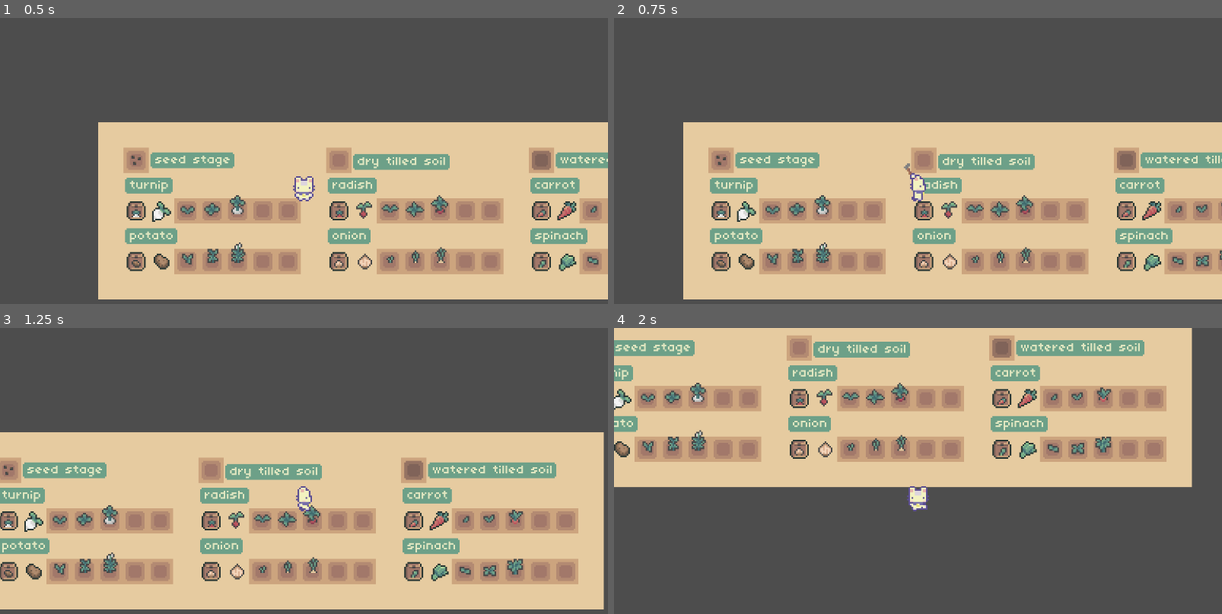
Above: before the commit, frames 1-4 (two rows, left to right).
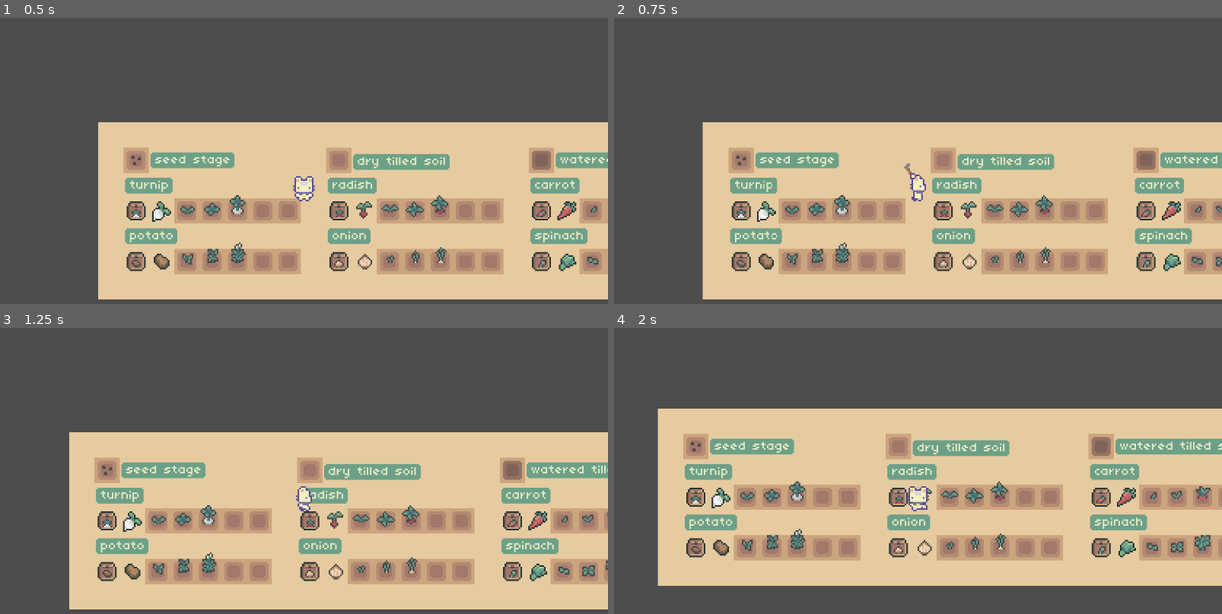
Above: after the commit, the same moments.

Repository: gounist/Farming_game
Game: Godot game, scene res://scene/Main.tscn
Two runs of this game, one before a commit and one after it. Both use one fixed random seed, a clock stepped at 60 frames per second and the inputs below.
Inputs (mouse positions are in pixels of both pictures, inside the frame that each line leads up to):
- Up to frame 1 (0.5 s): no input
- Up to frame 2 (0.75 s): tap Enter at 0.5 s; move the mouse to (1051, 172) at 0.52 s; hold D (right) from 0.53 s (still down); click (1051, 172) at 0.6 s
- Up to frame 3 (1.25 s): keep holding D (right)
- Up to frame 4 (2 s): move the mouse to (796, 516) at 1.27 s; release D (right) at 1.28 s; hold S (down) from 1.28 s (still down); click (796, 516) at 1.35 s

Frame 1 is identical in both runs. In frame 2, 16% of the frame differs, in the area x 11-100%, y 36-99%; in frame 3, 29%; in frame 4, 70%, in the area x 0-100%, y 0-91%.

Commit message:
hoe action finish

Diff:
--- a/code/Player.gd
+++ b/code/Player.gd
@@ -6,9 +6,10 @@
 const Max_speed = 125
 const Friction = 800
 
-enum {moving, idle, hoe}
+enum {moving, hoe}
 var input_vector = Vector2.ZERO
 var state : int
+var using_hoe : bool = false
 
 func _ready():
 	animation_player.active = true
@@ -19,23 +20,28 @@
 func _physics_process(delta):
 	match state:
 		moving:
-			print(0)
-		idle:
-			print(1)
+			player_movement(delta)
+
 		hoe:
-			print(2)
+			pass
 
-	input_vector = Vector2.ZERO
-	input_vector.x = Input.get_action_strength("right") - Input.get_action_strength("left")
-	input_vector.y = Input.get_action_strength("down") - Input.get_action_strength("up")
+
+
+func player_movement(delta):
+	input_vector = get_input()
 
 	if input_vector:
 		velocity = velocity.move_toward(input_vector * Max_speed, Acceleration * delta)
 	else:
 		velocity = velocity.move_toward(Vector2.ZERO,Friction * delta)
 
+	move_and_slide()
 
-	move_and_slide()
+#getting player input
+func get_input():
+	input_vector.x = Input.get_action_strength("right") - Input.get_action_strength("left")
+	input_vector.y = Input.get_action_strength("down") - Input.get_action_strength("up")
+	return input_vector.normalized()
 
 #handle the animation of the player
 func update_animation():
@@ -45,7 +51,8 @@
 	else:
 		animation_player["parameters/conditions/Idle"] = false
 		animation_player["parameters/conditions/Run"] = true
-	if Input.is_action_just_pressed("Hoe"):
+	if Input.is_action_just_pressed("Hoe") and state == moving:
+		using_hoe = true
 		animation_player["parameters/conditions/Hoe"] = true
 	else:
 		animation_player["parameters/conditions/Hoe"] = false
@@ -54,3 +61,11 @@
 		animation_player["parameters/Idle/blend_position"] = input_vector
 		animation_player["parameters/run/blend_position"] = input_vector
 		animation_player["parameters/Hoe/blend_position"] = input_vector
+
+func check_hoe():
+	if using_hoe:
+		state = hoe
+		using_hoe = false
+		return
+	state = moving
+	return
--- a/scene/Player.tscn
+++ b/scene/Player.tscn
@@ -7,46 +7,6 @@
 [sub_resource type="RectangleShape2D" id="RectangleShape2D_yt3rc"]
 size = Vector2(14, 16)
 
-[sub_resource type="Animation" id="Animation_ijebv"]
-resource_name = "Up"
-loop_mode = 1
-tracks/0/type = "value"
-tracks/0/imported = false
-tracks/0/enabled = true
-tracks/0/path = NodePath("Player_movement:visible")
-tracks/0/interp = 1
-tracks/0/loop_wrap = true
-tracks/0/keys = {
-"times": PackedFloat32Array(0),
-"transitions": PackedFloat32Array(1),
-"update": 1,
-"values": [true]
-}
-tracks/1/type = "value"
-tracks/1/imported = false
-tracks/1/enabled = true
-tracks/1/path = NodePath("Player_action:visible")
-tracks/1/interp = 1
-tracks/1/loop_wrap = true
-tracks/1/keys = {
-"times": PackedFloat32Array(0),
-"transitions": PackedFloat32Array(1),
-"update": 1,
-"values": [false]
-}
-tracks/2/type = "value"
-tracks/2/imported = false
-tracks/2/enabled = true
-tracks/2/path = NodePath("Player_movement:frame")
-tracks/2/interp = 1
-tracks/2/loop_wrap = true
-tracks/2/keys = {
-"times": PackedFloat32Array(0, 0.5),
-"transitions": PackedFloat32Array(1, 1),
-"update": 1,
-"values": [6, 7]
-}
-
 [sub_resource type="Animation" id="Animation_ccfiv"]
 resource_name = "Down"
 loop_mode = 1
@@ -85,6 +45,316 @@
 "transitions": PackedFloat32Array(1, 1),
 "update": 1,
 "values": [2, 3]
+}
+
+[sub_resource type="Animation" id="Animation_lfocw"]
+resource_name = "Hoe_down"
+length = 0.5
+tracks/0/type = "value"
+tracks/0/imported = false
+tracks/0/enabled = true
+tracks/0/path = NodePath("Player_movement:visible")
+tracks/0/interp = 1
+tracks/0/loop_wrap = true
+tracks/0/keys = {
+"times": PackedFloat32Array(0),
+"transitions": PackedFloat32Array(1),
+"update": 1,
+"values": [false]
+}
+tracks/1/type = "value"
+tracks/1/imported = false
+tracks/1/enabled = true
+tracks/1/path = NodePath("Player_action:visible")
+tracks/1/interp = 1
+tracks/1/loop_wrap = true
+tracks/1/keys = {
+"times": PackedFloat32Array(0),
+"transitions": PackedFloat32Array(1),
+"update": 1,
+"values": [true]
+}
+tracks/2/type = "value"
+tracks/2/imported = false
+tracks/2/enabled = true
+tracks/2/path = NodePath("Player_action:frame")
+tracks/2/interp = 1
+tracks/2/loop_wrap = true
+tracks/2/keys = {
+"times": PackedFloat32Array(0, 0.3),
+"transitions": PackedFloat32Array(1, 1),
+"update": 1,
+"values": [0, 1]
+}
+tracks/3/type = "method"
+tracks/3/imported = false
+tracks/3/enabled = true
+tracks/3/path = NodePath(".")
+tracks/3/interp = 1
+tracks/3/loop_wrap = true
+tracks/3/keys = {
+"times": PackedFloat32Array(0, 0.5),
+"transitions": PackedFloat32Array(1, 1),
+"values": [{
+"args": [],
+"method": &"check_hoe"
+}, {
+"args": [],
+"method": &"check_hoe"
+}]
+}
+
+[sub_resource type="Animation" id="Animation_aevdu"]
+resource_name = "Hoe_left"
+length = 0.5
+tracks/0/type = "value"
+tracks/0/imported = false
+tracks/0/enabled = true
+tracks/0/path = NodePath("Player_movement:visible")
+tracks/0/interp = 1
+tracks/0/loop_wrap = true
+tracks/0/keys = {
+"times": PackedFloat32Array(0),
+"transitions": PackedFloat32Array(1),
+"update": 1,
+"values": [false]
+}
+tracks/1/type = "value"
+tracks/1/imported = false
+tracks/1/enabled = true
+tracks/1/path = NodePath("Player_action:visible")
+tracks/1/interp = 1
+tracks/1/loop_wrap = true
+tracks/1/keys = {
+"times": PackedFloat32Array(0),
+"transitions": PackedFloat32Array(1),
+"update": 1,
+"values": [true]
+}
+tracks/2/type = "value"
+tracks/2/imported = false
+tracks/2/enabled = true
+tracks/2/path = NodePath("Player_action:frame")
+tracks/2/interp = 1
+tracks/2/loop_wrap = true
+tracks/2/keys = {
+"times": PackedFloat32Array(0, 0.3),
+"transitions": PackedFloat32Array(1, 1),
+"update": 1,
+"values": [4, 5]
+}
+tracks/3/type = "method"
+tracks/3/imported = false
+tracks/3/enabled = true
+tracks/3/path = NodePath(".")
+tracks/3/interp = 1
+tracks/3/loop_wrap = true
+tracks/3/keys = {
+"times": PackedFloat32Array(0, 0.5),
+"transitions": PackedFloat32Array(1, 1),
+"values": [{
+"args": [],
+"method": &"check_hoe"
+}, {
+"args": [],
+"method": &"check_hoe"
+}]
+}
+
+[sub_resource type="Animation" id="Animation_lc6io"]
+resource_name = "Hoe_right"
+length = 0.5
+tracks/0/type = "value"
+tracks/0/imported = false
+tracks/0/enabled = true
+tracks/0/path = NodePath("Player_movement:visible")
+tracks/0/interp = 1
+tracks/0/loop_wrap = true
+tracks/0/keys = {
+"times": PackedFloat32Array(0),
+"transitions": PackedFloat32Array(1),
+"update": 1,
+"values": [false]
+}
+tracks/1/type = "value"
+tracks/1/imported = false
+tracks/1/enabled = true
+tracks/1/path = NodePath("Player_action:visible")
+tracks/1/interp = 1
+tracks/1/loop_wrap = true
+tracks/1/keys = {
+"times": PackedFloat32Array(0),
+"transitions": PackedFloat32Array(1),
+"update": 1,
+"values": [true]
+}
+tracks/2/type = "value"
+tracks/2/imported = false
+tracks/2/enabled = true
+tracks/2/path = NodePath("Player_action:frame")
+tracks/2/interp = 1
+tracks/2/loop_wrap = true
+tracks/2/keys = {
+"times": PackedFloat32Array(0, 0.3),
+"transitions": PackedFloat32Array(1, 1),
+"update": 1,
+"values": [6, 7]
+}
+tracks/3/type = "method"
+tracks/3/imported = false
+tracks/3/enabled = true
+tracks/3/path = NodePath(".")
+tracks/3/interp = 1
+tracks/3/loop_wrap = true
+tracks/3/keys = {
+"times": PackedFloat32Array(0, 0.5),
+"transitions": PackedFloat32Array(1, 1),
+"values": [{
+"args": [],
+"method": &"check_hoe"
+}, {
+"args": [],
+"method": &"check_hoe"
+}]
+}
+
+[sub_resource type="Animation" id="Animation_xor11"]
+resource_name = "Hoe_up"
+length = 0.5
+tracks/0/type = "value"
+tracks/0/imported = false
+tracks/0/enabled = true
+tracks/0/path = NodePath("Player_movement:visible")
+tracks/0/interp = 1
+tracks/0/loop_wrap = true
+tracks/0/keys = {
+"times": PackedFloat32Array(0),
+"transitions": PackedFloat32Array(1),
+"update": 1,
+"values": [false]
+}
+tracks/1/type = "value"
+tracks/1/imported = false
+tracks/1/enabled = true
+tracks/1/path = NodePath("Player_action:visible")
+tracks/1/interp = 1
+tracks/1/loop_wrap = true
+tracks/1/keys = {
+"times": PackedFloat32Array(0),
+"transitions": PackedFloat32Array(1),
+"update": 1,
+"values": [true]
+}
+tracks/2/type = "value"
+tracks/2/imported = false
+tracks/2/enabled = true
+tracks/2/path = NodePath("Player_action:frame")
+tracks/2/interp = 1
+tracks/2/loop_wrap = true
+tracks/2/keys = {
+"times": PackedFloat32Array(0, 0.3),
+"transitions": PackedFloat32Array(1, 1),
+"update": 1,
+"values": [2, 3]
+}
+tracks/3/type = "method"
+tracks/3/imported = false
+tracks/3/enabled = true
+tracks/3/path = NodePath(".")
+tracks/3/interp = 1
+tracks/3/loop_wrap = true
+tracks/3/keys = {
+"times": PackedFloat32Array(0, 0.5),
+"transitions": PackedFloat32Array(1, 1),
+"values": [{
+"args": [],
+"method": &"check_hoe"
+}, {
+"args": [],
+"method": &"check_hoe"
+}]
+}
+
+[sub_resource type="Animation" id="Animation_wb6u2"]
+resource_name = "Idle_down"
+length = 1.5
+loop_mode = 1
+tracks/0/type = "value"
+tracks/0/imported = false
+tracks/0/enabled = true
+tracks/0/path = NodePath("Player_movement:visible")
+tracks/0/interp = 1
+tracks/0/loop_wrap = true
+tracks/0/keys = {
+"times": PackedFloat32Array(0),
+"transitions": PackedFloat32Array(1),
+"update": 1,
+"values": [true]
+}
+tracks/1/type = "value"
+tracks/1/imported = false
+tracks/1/enabled = true
+tracks/1/path = NodePath("Player_action:visible")
+tracks/1/interp = 1
+tracks/1/loop_wrap = true
+tracks/1/keys = {
+"times": PackedFloat32Array(0),
+"transitions": PackedFloat32Array(1),
+"update": 1,
+"values": [false]
+}
+tracks/2/type = "value"
+tracks/2/imported = false
+tracks/2/enabled = true
+tracks/2/path = NodePath("Player_movement:frame")
+tracks/2/interp = 1
+tracks/2/loop_wrap = true
+tracks/2/keys = {
+"times": PackedFloat32Array(0, 0.7),
+"transitions": PackedFloat32Array(1, 1),
+"update": 1,
+"values": [0, 1]
+}
+
+[sub_resource type="Animation" id="Animation_j6unx"]
+resource_name = "Idle_left"
+length = 1.5
+loop_mode = 1
+tracks/0/type = "value"
+tracks/0/imported = false
+tracks/0/enabled = true
+tracks/0/path = NodePath("Player_movement:visible")
+tracks/0/interp = 1
+tracks/0/loop_wrap = true
+tracks/0/keys = {
+"times": PackedFloat32Array(0),
+"transitions": PackedFloat32Array(1),
+"update": 1,
+"values": [true]
+}
+tracks/1/type = "value"
+tracks/1/imported = false
+tracks/1/enabled = true
+tracks/1/path = NodePath("Player_action:visible")
+tracks/1/interp = 1
+tracks/1/loop_wrap = true
+tracks/1/keys = {
+"times": PackedFloat32Array(0),
+"transitions": PackedFloat32Array(1),
+"update": 1,
+"values": [false]
+}
+tracks/2/type = "value"
+tracks/2/imported = false
+tracks/2/enabled = true
+tracks/2/path = NodePath("Player_movement:frame")
+tracks/2/interp = 1
+tracks/2/loop_wrap = true
+tracks/2/keys = {
+"times": PackedFloat32Array(0, 0.7),
+"transitions": PackedFloat32Array(1, 1),
+"update": 1,
+"values": [8, 9]
 }
 
 [sub_resource type="Animation" id="Animation_pjnb5"]
@@ -128,8 +398,8 @@
 "values": [4, 5]
 }
 
-[sub_resource type="Animation" id="Animation_wb6u2"]
-resource_name = "Idle_down"
+[sub_resource type="Animation" id="Animation_v5lho"]
+resource_name = "Idlle_right"
 length = 1.5
 loop_mode = 1
 tracks/0/type = "value"
@@ -166,7 +436,47 @@
 "times": PackedFloat32Array(0, 0.7),
 "transitions": PackedFloat32Array(1, 1),
 "update": 1,
-"values": [0, 1]
+"values": [12, 13]
+}
+
+[sub_resource type="Animation" id="Animation_e4n26"]
+resource_name = "Left"
+loop_mode = 1
+tracks/0/type = "value"
+tracks/0/imported = false
+tracks/0/enabled = true
+tracks/0/path = NodePath("Player_movement:visible")
+tracks/0/interp = 1
+tracks/0/loop_wrap = true
+tracks/0/keys = {
+"times": PackedFloat32Array(0),
+"transitions": PackedFloat32Array(1),
+"update": 1,
+"values": [true]
+}
+tracks/1/type = "value"
+tracks/1/imported = false
+tracks/1/enabled = true
+tracks/1/path = NodePath("Player_action:visible")
+tracks/1/interp = 1
+tracks/1/loop_wrap = true
+tracks/1/keys = {
+"times": PackedFloat32Array(0),
+"transitions": PackedFloat32Array(1),
+"update": 1,
+"values": [false]
+}
+tracks/2/type = "value"
+tracks/2/imported = false
+tracks/2/enabled = true
+tracks/2/path = NodePath("Player_movement:frame")
+tracks/2/interp = 1
+tracks/2/loop_wrap = true
+tracks/2/keys = {
+"times": PackedFloat32Array(0, 0.5),
+"transitions": PackedFloat32Array(1, 1),
+"update": 1,
+"values": [10, 11]
 }
 
 [sub_resource type="Animation" id="Animation_x4gs6"]
@@ -260,8 +570,8 @@
 "values": [14, 15]
 }
 
-[sub_resource type="Animation" id="Animation_e4n26"]
-resource_name = "Left"
+[sub_resource type="Animation" id="Animation_ijebv"]
+resource_name = "Up"
 loop_mode = 1
 tracks/0/type = "value"
 tracks/0/imported = false
@@ -295,248 +605,6 @@
 tracks/2/loop_wrap = true
 tracks/2/keys = {
 "times": PackedFloat32Array(0, 0.5),
-"transitions": PackedFloat32Array(1, 1),
-"update": 1,
-"values": [10, 11]
-}
-
-[sub_resource type="Animation" id="Animation_v5lho"]
-resource_name = "Idlle_right"
-length = 1.5
-loop_mode = 1
-tracks/0/type = "value"
-tracks/0/imported = false
-tracks/0/enabled = true
-tracks/0/path = NodePath("Player_movement:visible")
-tracks/0/interp = 1
-tracks/0/loop_wrap = true
-tracks/0/keys = {
-"times": PackedFloat32Array(0),
-"transitions": PackedFloat32Array(1),
-"update": 1,
-"values": [true]
-}
-tracks/1/type = "value"
-tracks/1/imported = false
-tracks/1/enabled = true
-tracks/1/path = NodePath("Player_action:visible")
-tracks/1/interp = 1
-tracks/1/loop_wrap = true
-tracks/1/keys = {
-"times": PackedFloat32Array(0),
-"transitions": PackedFloat32Array(1),
-"update": 1,
-"values": [false]
-}
-tracks/2/type = "value"
-tracks/2/imported = false
-tracks/2/enabled = true
-tracks/2/path = NodePath("Player_movement:frame")
-tracks/2/interp = 1
-tracks/2/loop_wrap = true
-tracks/2/keys = {
-"times": PackedFloat32Array(0, 0.7),
-"transitions": PackedFloat32Array(1, 1),
-"update": 1,
-"values": [12, 13]
-}
-
-[sub_resource type="Animation" id="Animation_j6unx"]
-resource_name = "Idle_left"
-length = 1.5
-loop_mode = 1
-tracks/0/type = "value"
-tracks/0/imported = false
-tracks/0/enabled = true
-tracks/0/path = NodePath("Player_movement:visible")
-tracks/0/interp = 1
-tracks/0/loop_wrap = true
-tracks/0/keys = {
-"times": PackedFloat32Array(0),
-"transitions": PackedFloat32Array(1),
-"update": 1,
-"values": [true]
-}
-tracks/1/type = "value"
-tracks/1/imported = false
-tracks/1/enabled = true
-tracks/1/path = NodePath("Player_action:visible")
-tracks/1/interp = 1
-tracks/1/loop_wrap = true
-tracks/1/keys = {
-"times": PackedFloat32Array(0),
-"transitions": PackedFloat32Array(1),
-"update": 1,
-"values": [false]
-}
-tracks/2/type = "value"
-tracks/2/imported = false
-tracks/2/enabled = true
-tracks/2/path = NodePath("Player_movement:frame")
-tracks/2/interp = 1
-tracks/2/loop_wrap = true
-tracks/2/keys = {
-"times": PackedFloat32Array(0, 0.7),
-"transitions": PackedFloat32Array(1, 1),
-"update": 1,
-"values": [8, 9]
-}
-
-[sub_resource type="Animation" id="Animation_xor11"]
-resource_name = "Hoe_up"
-length = 0.5
-tracks/0/type = "value"
-tracks/0/imported = false
-tracks/0/enabled = true
-tracks/0/path = NodePath("Player_movement:visible")
-tracks/0/interp = 1
-tracks/0/loop_wrap = true
-tracks/0/keys = {
-"times": PackedFloat32Array(0),
-"transitions": PackedFloat32Array(1),
-"update": 1,
-"values": [false]
-}
-tracks/1/type = "value"
-tracks/1/imported = false
-tracks/1/enabled = true
-tracks/1/path = NodePath("Player_action:visible")
-tracks/1/interp = 1
-tracks/1/loop_wrap = true
-tracks/1/keys = {
-"times": PackedFloat32Array(0),
-"transitions": PackedFloat32Array(1),
-"update": 1,
-"values": [true]
-}
-tracks/2/type = "value"
-tracks/2/imported = false
-tracks/2/enabled = true
-tracks/2/path = NodePath("Player_action:frame")
-tracks/2/interp = 1
-tracks/2/loop_wrap = true
-tracks/2/keys = {
-"times": PackedFloat32Array(0, 0.3),
-"transitions": PackedFloat32Array(1, 1),
-"update": 1,
-"values": [2, 3]
-}
-
-[sub_resource type="Animation" id="Animation_lfocw"]
-resource_name = "Hoe_down"
-length = 0.5
-tracks/0/type = "value"
-tracks/0/imported = false
-tracks/0/enabled = true
-tracks/0/path = NodePath("Player_movement:visible")
-tracks/0/interp = 1
-tracks/0/loop_wrap = true
-tracks/0/keys = {
-"times": PackedFloat32Array(0),
-"transitions": PackedFloat32Array(1),
-"update": 1,
-"values": [false]
-}
-tracks/1/type = "value"
-tracks/1/imported = false
-tracks/1/enabled = true
-tracks/1/path = NodePath("Player_action:visible")
-tracks/1/interp = 1
-tracks/1/loop_wrap = true
-tracks/1/keys = {
-"times": PackedFloat32Array(0),
-"transitions": PackedFloat32Array(1),
-"update": 1,
-"values": [true]
-}
-tracks/2/type = "value"
-tracks/2/imported = false
-tracks/2/enabled = true
-tracks/2/path = NodePath("Player_action:frame")
-tracks/2/interp = 1
-tracks/2/loop_wrap = true
-tracks/2/keys = {
-"times": PackedFloat32Array(0, 0.3),
-"transitions": PackedFloat32Array(1, 1),
-"update": 1,
-"values": [0, 1]
-}
-
-[sub_resource type="Animation" id="Animation_aevdu"]
-resource_name = "Hoe_left"
-length = 0.5
-tracks/0/type = "value"
-tracks/0/imported = false
-tracks/0/enabled = true
-tracks/0/path = NodePath("Player_movement:visible")
-tracks/0/interp = 1
-tracks/0/loop_wrap = true
-tracks/0/keys = {
-"times": PackedFloat32Array(0),
-"transitions": PackedFloat32Array(1),
-"update": 1,
-"values": [false]
-}
-tracks/1/type = "value"
-tracks/1/imported = false
-tracks/1/enabled = true
-tracks/1/path = NodePath("Player_action:visible")
-tracks/1/interp = 1
-tracks/1/loop_wrap = true
-tracks/1/keys = {
-"times": PackedFloat32Array(0),
-"transitions": PackedFloat32Array(1),
-"update": 1,
-"values": [true]
-}
-tracks/2/type = "value"
-tracks/2/imported = false
-tracks/2/enabled = true
-tracks/2/path = NodePath("Player_action:frame")
-tracks/2/interp = 1
-tracks/2/loop_wrap = true
-tracks/2/keys = {
-"times": PackedFloat32Array(0, 0.3),
-"transitions": PackedFloat32Array(1, 1),
-"update": 1,
-"values": [4, 5]
-}
-
-[sub_resource type="Animation" id="Animation_lc6io"]
-resource_name = "Hoe_right"
-length = 0.5
-tracks/0/type = "value"
-tracks/0/imported = false
-tracks/0/enabled = true
-tracks/0/path = NodePath("Player_movement:visible")
-tracks/0/interp = 1
-tracks/0/loop_wrap = true
-tracks/0/keys = {
-"times": PackedFloat32Array(0),
-"transitions": PackedFloat32Array(1),
-"update": 1,
-"values": [false]
-}
-tracks/1/type = "value"
-tracks/1/imported = false
-tracks/1/enabled = true
-tracks/1/path = NodePath("Player_action:visible")
-tracks/1/interp = 1
-tracks/1/loop_wrap = true
-tracks/1/keys = {
-"times": PackedFloat32Array(0),
-"transitions": PackedFloat32Array(1),
-"update": 1,
-"values": [true]
-}
-tracks/2/type = "value"
-tracks/2/imported = false
-tracks/2/enabled = true
-tracks/2/path = NodePath("Player_action:frame")
-tracks/2/interp = 1
-tracks/2/loop_wrap = true
-tracks/2/keys = {
-"times": PackedFloat32Array(0, 0.3),
 "transitions": PackedFloat32Array(1, 1),
 "update": 1,
 "values": [6, 7]
